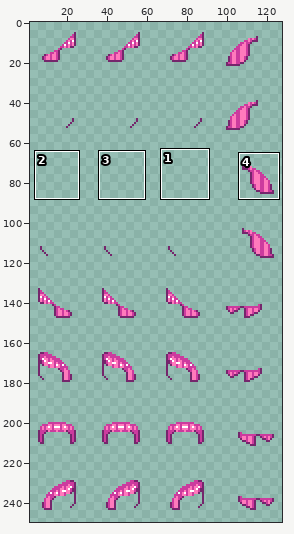
Sprite sheet -- templates/lth_battle/Hair1a.png. The first picture is a wide view before the edit; the outline marks the close-up.
Close-up. The starting point:
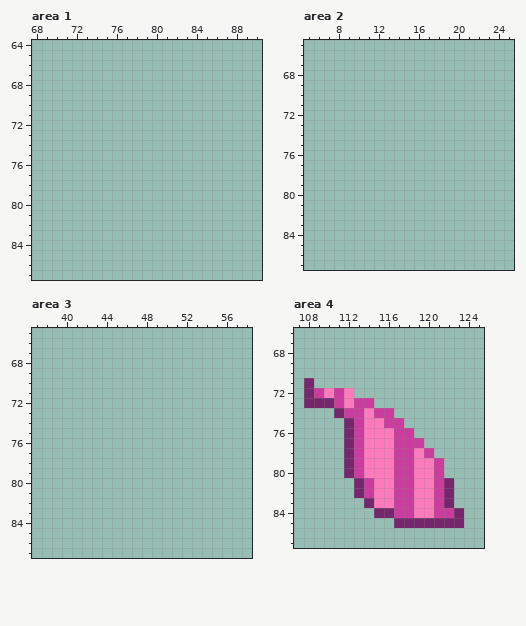
The file is 128x256 pixels. Shown: area 1: x 68..90, y 64..87; area 2: x 5..25, y 65..87; area 3: x 37..58, y 65..87; area 4: x 107..125, y 66..87. The wide view leaves out empty margins. The commit also changed other parts of the picture, which this record leaves out.
New version:
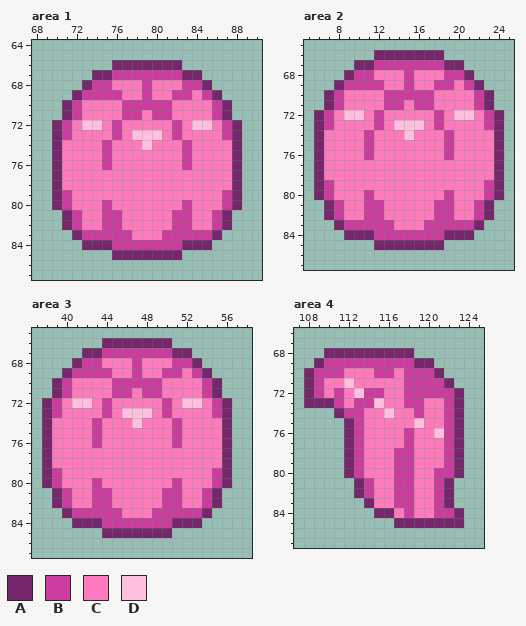
Palette (. is transparent): A #75266c  B #cc3b9e  C #ff7abc  D #ffbfdf
Difference:
Changed rows in their new state; - is an unchanged pixel.
Area 1:
first column x 70:
66 ------AAAAAAA------
67 ----AABBBBBBBAA----
68 ---ABBCCCBCCCBBA---
69 --ABBBBCCBCCBBCBA--
70 -ABCCCCBBBBBCCCCBA-
71 -ABCCCCBBCBBCCCCBA-
72 ABCDDCBCCCCCBCDDCBA
73 ABCCCCBCDDDCBCCCCBA
74 ACCCCBCCCDCCCBCCCCA
75 ACCCCBCCCCCCCBCCCCA
76 ACCCCBCCCCCCCBCCCCA
77 ACCCCCCCCCCCCCCCCCA
78 ACCCCCCCCCCCCCCCCCA
79 ABCCCCCCCCCCCCCCCBA
80 ABCCCBCCCCCCCBCCCBA
81 -ABCCBBCCCCCBBCCBA-
82 -ABCCBBCCCCCBBCCBA-
83 --ABBBBBCCCBBBBBA--
84 ---AAABBBBBBBAAA---
85 ------AAAAAAA------
Area 2:
first column x 6:
66 ------AAAAAAA------
67 ----AABBBBBBBAA----
68 ---ABBCCCBCCCBBA---
69 --ABBBBCCBCCBBCBA--
70 -ABCCCCBBBBBCCCCBA-
71 -ABCCCCBBCBBCCCCBA-
72 ABCDDCBCCCCCBCDDCBA
73 ABCCCCBCDDDCBCCCCBA
74 ACCCCBCCCDCCCBCCCCA
75 ACCCCBCCCCCCCBCCCCA
76 ACCCCBCCCCCCCBCCCCA
77 ACCCCCCCCCCCCCCCCCA
78 ACCCCCCCCCCCCCCCCCA
79 ABCCCCCCCCCCCCCCCBA
80 ABCCCBCCCCCCCBCCCBA
81 -ABCCBBCCCCCBBCCBA-
82 -ABCCBBCCCCCBBCCBA-
83 --ABBBBBCCCBBBBBA--
84 ---AAABBBBBBBAAA---
85 ------AAAAAAA------
Area 3:
first column x 38:
66 ------AAAAAAA------
67 ----AABBBBBBBAA----
68 ---ABBCCCBCCCBBA---
69 --ABBBBCCBCCBBCBA--
70 -ABCCCCBBBBBCCCCBA-
71 -ABCCCCBBCBBCCCCBA-
72 ABCDDCBCCCCCBCDDCBA
73 ABCCCCBCDDDCBCCCCBA
74 ACCCCBCCCDCCCBCCCCA
75 ACCCCBCCCCCCCBCCCCA
76 ACCCCBCCCCCCCBCCCCA
77 ACCCCCCCCCCCCCCCCCA
78 ACCCCCCCCCCCCCCCCCA
79 ABCCCCCCCCCCCCCCCBA
80 ABCCCBCCCCCCCBCCCBA
81 -ABCCBBCCCCCBBCCBA-
82 -ABCCBBCCCCCBBCCBA-
83 --ABBBBBCCCBBBBBA--
84 ---AAABBBBBBBAAA---
85 ------AAAAAAA------
Area 4:
first column x 108:
68 --AAAAAAAAA-----
69 -ABBBBBBBBBAA---
70 ABBBCCCBBCBBBA--
71 -BCCDCCCCCBBBBA-
72 -----DBBCCBBBBBA
73 -------DCCBBCCBA
74 -------CDCCBCCBA
75 --------CCCDCCBA
76 ---------C-CCDBA
77 ---------C-CCCBA
78 ------------CCBA
79 -------------CBA
80 --------------BA
first column x 117:
84 C
